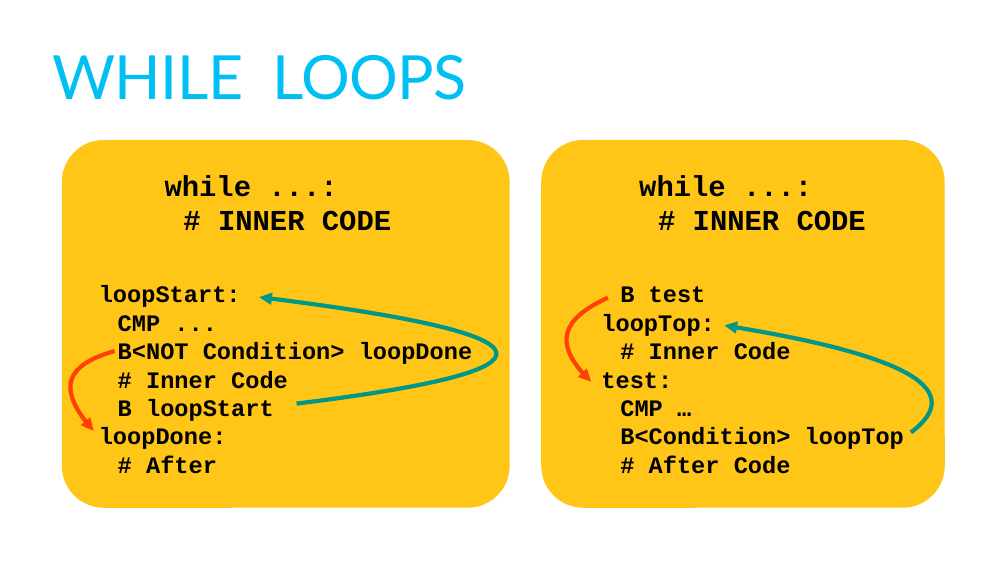
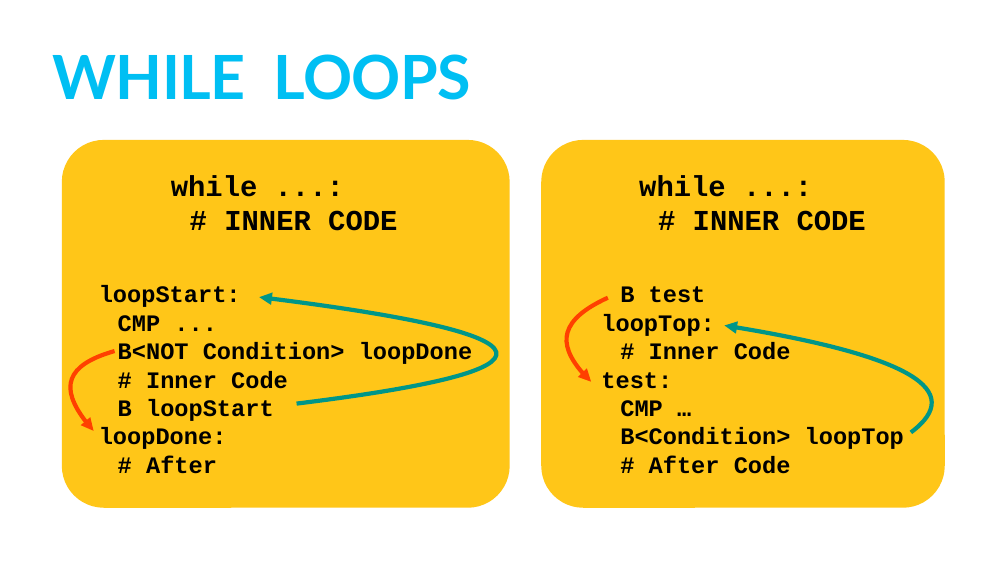
Before and after one commit to TommyWoodley/teaching, a slide deck: slide 7 of 13B/Assembly/Assembly Language.pptx. Drawn at 1008x567 pixels with LibreOffice and Linux fonts; fonts in the diff are those of the drawing. Boxes give left, top, right and bottom in pixels: in the first picture for what was removed or moved away, otherwise in the second. Text is boxed around its words. In the diff, an @@ line names an element or a change of style, - is before the commit and + after.

```diff
--- a/13B/Assembly/Assembly Language.pptx
+++ b/13B/Assembly/Assembly Language.pptx
@@ title "WHILE LOOPS" at (53,54,471,100): bold on @@
@@ text "while ...:": place and size @@
-text "while ...:" at (165,175,391,231)
+text "while ...:" at (171,175,397,231)
```
Also in this commit, not shown: 8 other slides changed, 1 other file.
